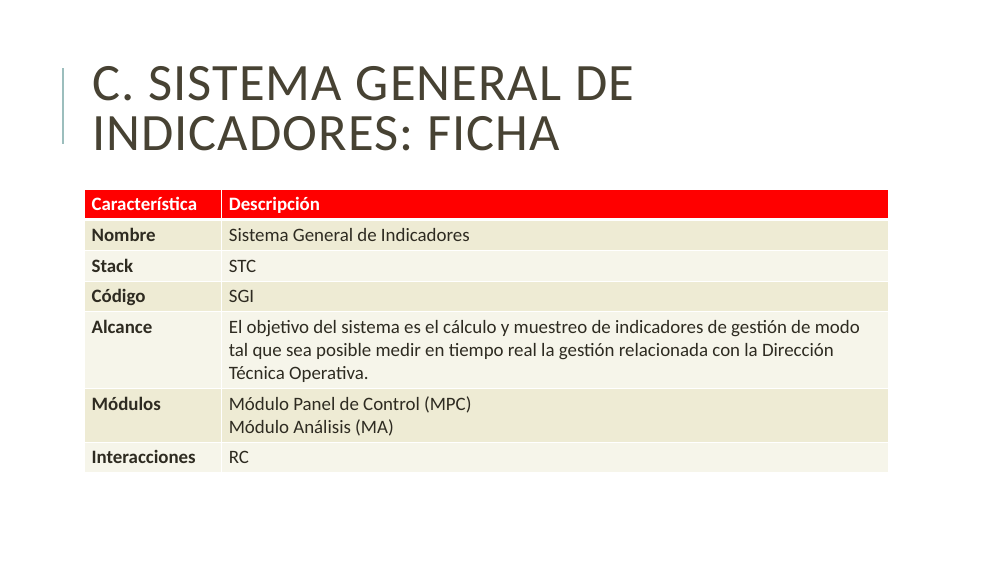
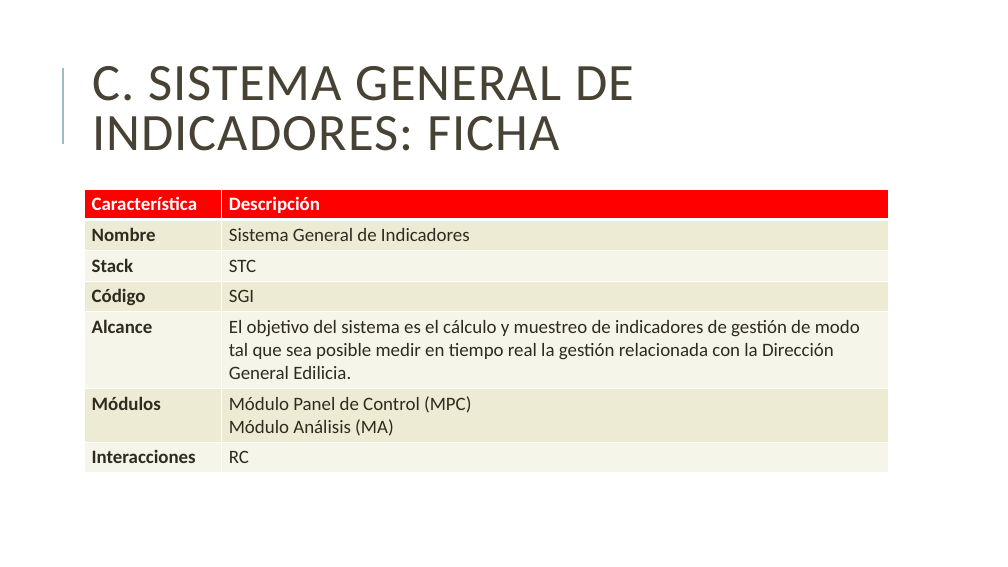
Before and after one commit to jsrxar/dge, a slide deck: slide 19 of 1-general/1-presentaciones/planificacion-control-presentacion-v2.pptx (slide 17 before the commit). Drawn at 1008x567 pixels with LibreOffice and Linux fonts; fonts in the diff are those of the drawing. Boxes give left, top, right and bottom in pixels: in the first picture for what was removed or moved away, otherwise in the second. Text is boxed around its words. In the diff, an @@ line names an element or a change of style, - is before the commit and + after.

```diff
--- a/1-general/1-presentaciones/planificacion-control-presentacion-v2.pptx
+++ b/1-general/1-presentaciones/planificacion-control-presentacion-v2.pptx
@@ table at box(85, 189, 889, 471) @@
-row 5, column 2: El objetivo del sistema es el cálculo y muestreo de indicadores de gestión de modo tal que sea posible medir en tiempo real la gestión relacionada con la Dirección Técnica Operativa.
+row 5, column 2: El objetivo del sistema es el cálculo y muestreo de indicadores de gestión de modo tal que sea posible medir en tiempo real la gestión relacionada con la Dirección General Edilicia.
```
Also in this commit, not shown: 17 other slides changed, 6 slides added.
